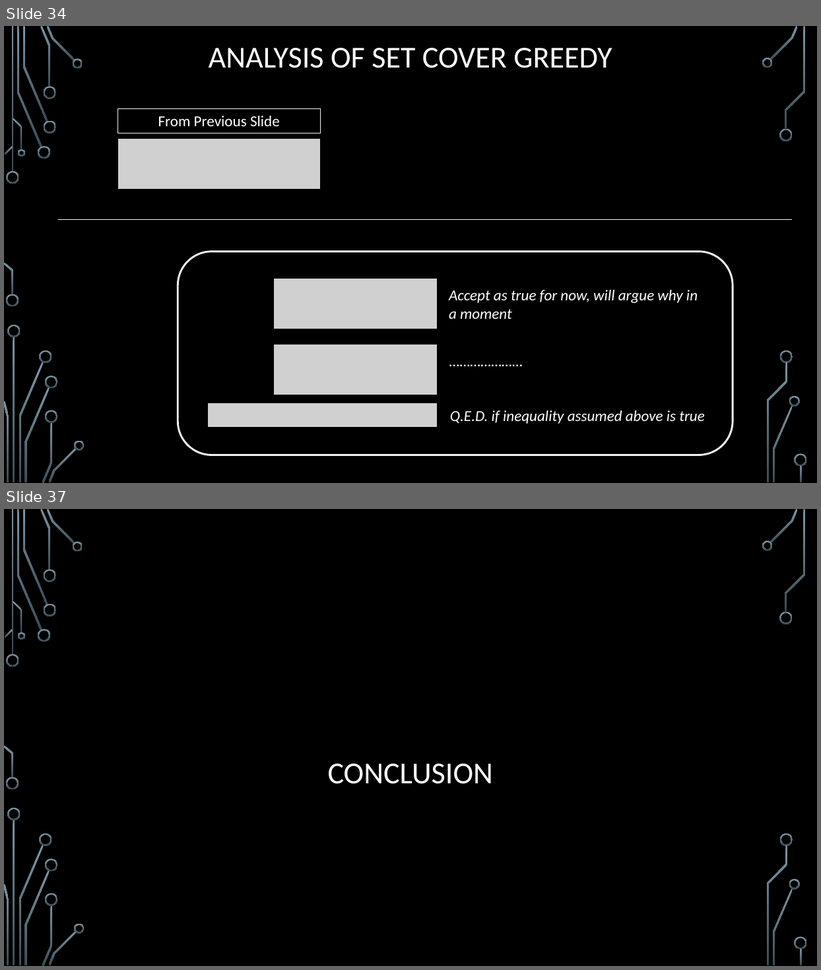
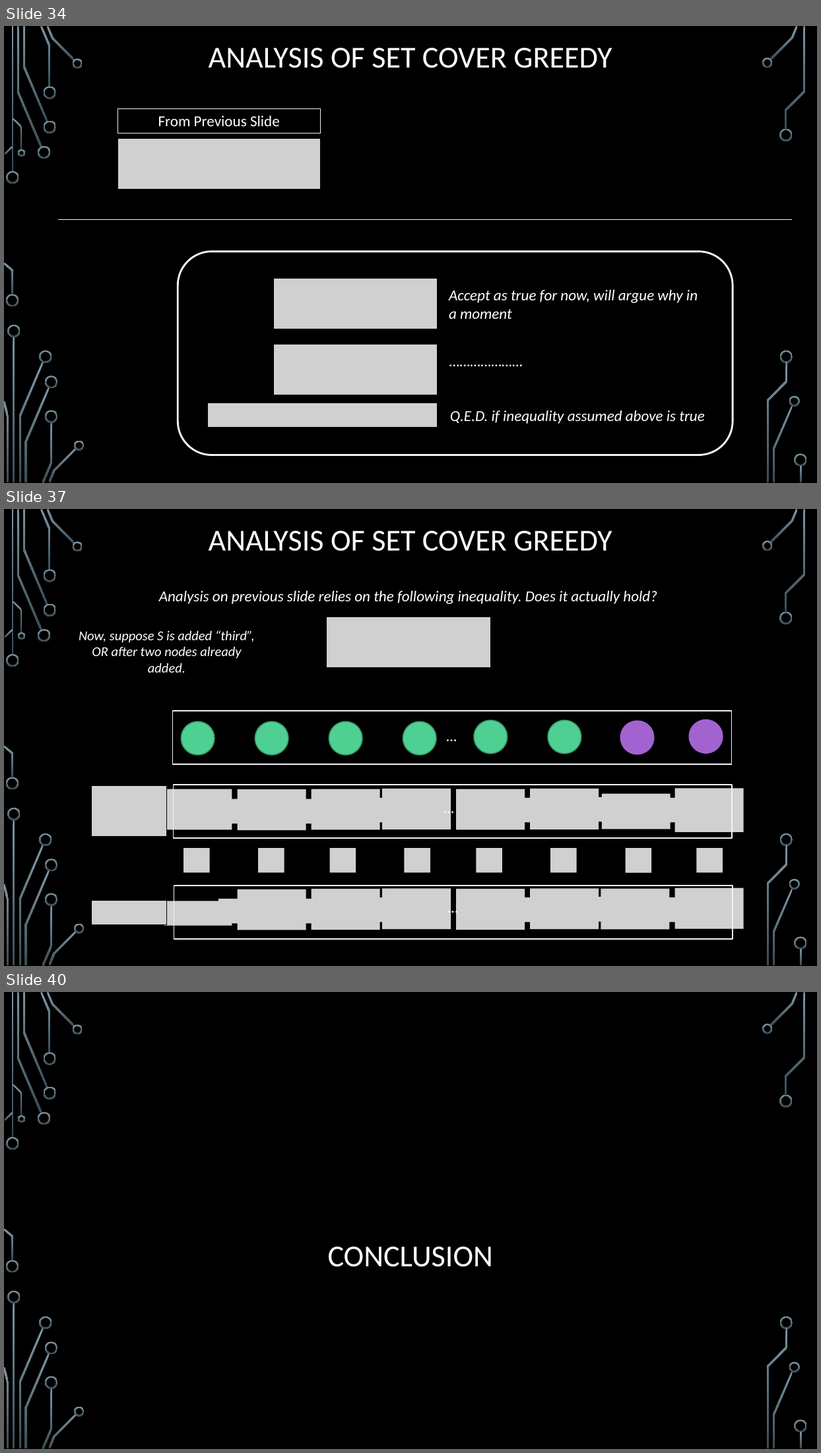
Before and after one commit to janiceeguo/advAlgo, a slide deck: slides/Approx-01-Intro.pptx. Shown one above the other, each under a label of ours: slides 34 and 37 before the commit, slides 34, 37 and 40 after it; the slides between them are not shown. The pictures are 821x970 and 821x1453 pixels, drawn with LibreOffice and Linux fonts; fonts in the diff are those of the drawing; grey boxes stand for pictures; background and template pictures are left out. Boxes give left, top, right and bottom in pixels: in the first picture for what was removed or moved away, otherwise in the second. Text is boxed around its words. In the diff, an @@ line names an element or a change of style, - is before the commit and + after.

```diff
--- a/slides/Approx-01-Intro.pptx
+++ b/slides/Approx-01-Intro.pptx
@@ slide 37 added at [4,509,817,966], background picture (left out); not listed: 36 template elements that a slide beside it also shows @@
@@ title added at [209,531,612,551], 36 pt, text #FFFFFF @@
+ANALYSIS OF SET COVER GREEDY
@@ text added at [159,591,657,604], 18 pt, text #FFFFFF, italic @@
+Analysis on previous slide relies on the following inequality. Does it actually hold?
@@ picture added at [327,617,491,668] @@
@@ text added at [79,630,255,659], 16 pt, text #FFFFFF, italic @@
+Now, suppose S is added “third”, OR after two nodes already added.
@@ group added at [173,711,733,764]: 8 ellipses, 1 rectangle, 1 text @@
+…
@@ group added at [91,785,744,839]: 15 pictures, 1 text, 1 rectangle @@
+…
@@ group added at [184,848,723,873]: 8 pictures @@
@@ group added at [91,886,744,940]: 15 pictures, 1 text, 1 rectangle @@
+…
@@ what was slide 37 is now slide 40 @@
```
Also in this commit, not shown: 2 slides changed, 3 other slides added, 1 slide removed, 2 other files.
